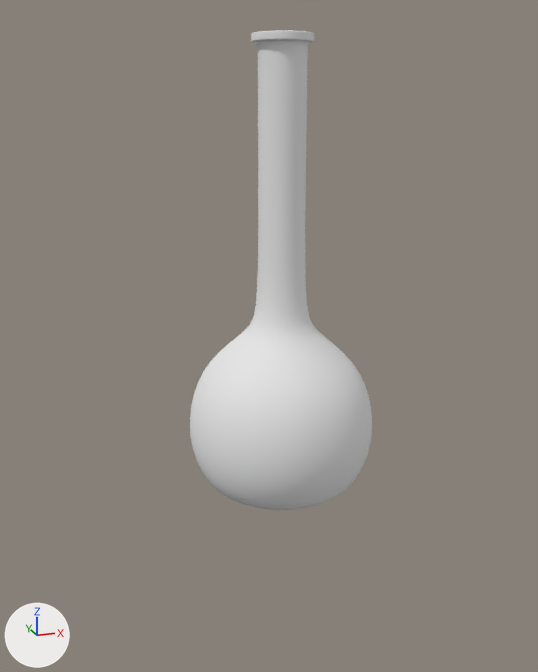
The Blender file Assets/models/house/floor02/lab/volumetric_flask01.blend as it was, and as the next commit left it.
Rendered twice from a camera (50 mm lens) standing at (-0.355, -1.077, 0.396) and looking at (0.019, -0.007, 0.051). The axes (+X, +Y, +Z) are drawn at lower left. The lights are the same throughout.

The first picture shows 'volumetric_flask.000'.
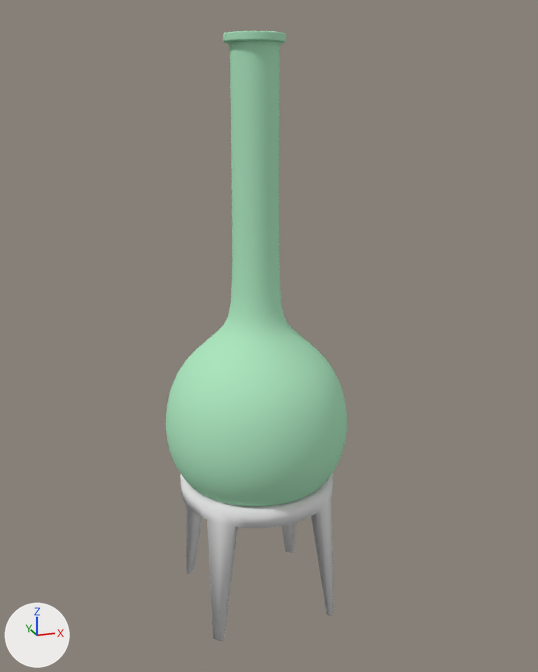
Commit message: volumetric_flask01: metal_stand01 added

The change, as a diff of the scene's bpy script:
```diff
--- a/Assets/models/house/floor02/lab/volumetric_flask01.blend.py
+++ b/Assets/models/house/floor02/lab/volumetric_flask01.blend.py
@@ mat_volumetric_flask01 @@
 mat_volumetric_flask01 = diffuse_material('volumetric_flask01')
-mat_volumetric_flask01.base_color = (0.8, 0.8, 0.8)  # white #e7e7e7
+mat_volumetric_flask01.base_color = (0.425, 0.8, 0.531)  # green #aee7c1
@@ mat_lab_metal01 @@
+mat_lab_metal01 = diffuse_material('lab_metal01')
+mat_lab_metal01.base_color = (0.8, 0.8, 0.8)  # white #e7e7e7
@@ me_circle @@
+me_circle.from_pydata(...)  # 42 vertices, 38 faces; spans x 0.0..0.127, y -0.127..0.0, z -0.225..0.009
+me_circle.polygons.foreach_set('use_smooth', [True] * 38)
+me_circle.materials.append(mat_lab_metal01)  # its picture is missing
@@ ob_volumetric_flask_000 @@
 ob_volumetric_flask_000 = bpy.data.objects.new('volumetric_flask.000', me_cylinder)
-ob_volumetric_flask_000.location = (0.035, -0.02, 0.0)
+ob_volumetric_flask_000.location = (0.0, 0.0, 0.0)
 ob_volumetric_flask_000.scale = (0.15, 0.15, 0.15)
@@ ob_metal_stand_000 @@
+ob_metal_stand_000 = bpy.data.objects.new('metal_stand.000', me_circle)
+ob_metal_stand_000.location = (0.0, 0.0, -0.195)
+_m = ob_metal_stand_000.modifiers.new('Mirror', 'MIRROR')
+_m.use_axis = (True, True, False)
+_m.use_clip = True
```

Boxes [x1, y1, x2, y2] around the edits, measured in the pictures (538 x 672 px):
'volumetric_flask.000', recoloured, moved (white to green)
    before: [190, 30, 372, 510]
    after: [166, 31, 347, 506]
'metal_stand.000', added
    after: [181, 473, 334, 642]
